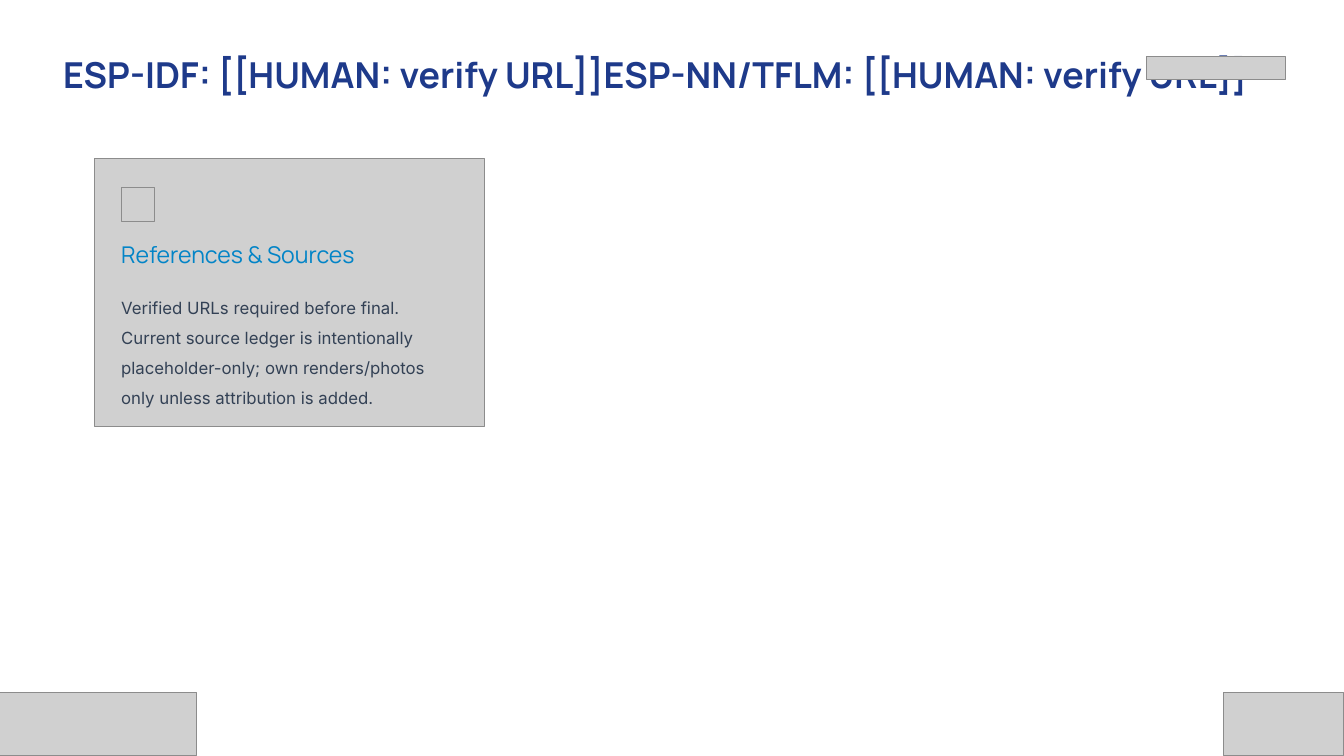
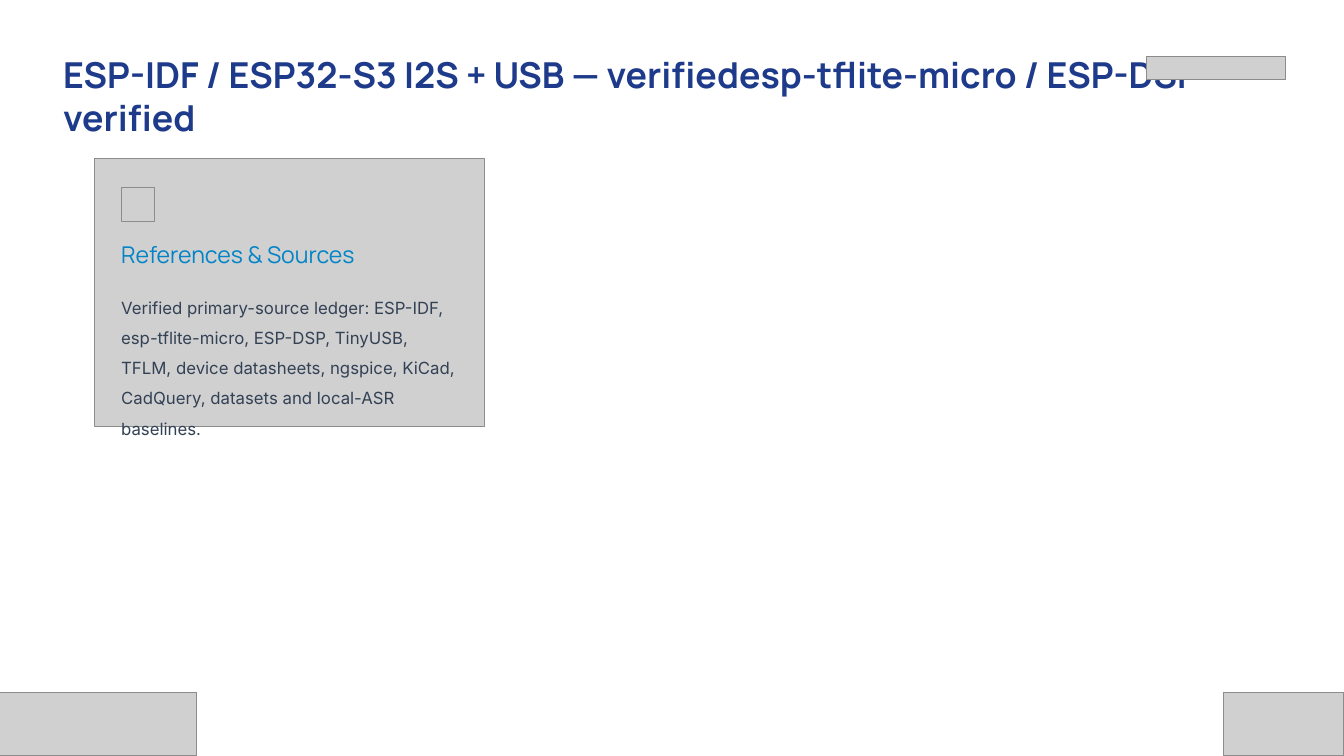
Before and after one commit to codeprabhu/VaaniCore, a slide deck: slide 17 of deck/out/Vishwakarma_Stage2_VaaniCore.pptx. Drawn at 1344x756 pixels with LibreOffice and Linux fonts; fonts in the diff are those of the drawing; grey boxes stand for pictures. Boxes give left, top, right and bottom in pixels: in the first picture for what was removed or moved away, otherwise in the second. Text is boxed around its words. In the diff, an @@ line names an element or a change of style, - is before the commit and + after.

Commit message:
docs: populate verified references slide

```diff
--- a/deck/out/Vishwakarma_Stage2_VaaniCore.pptx
+++ b/deck/out/Vishwakarma_Stage2_VaaniCore.pptx
@@ text at (63,56,1200,97): text changed @@
-ESP-IDF: [[HUMAN: verify URL]]ESP-NN/TFLM: [[HUMAN: verify URL]]
+ESP-IDF / ESP32-S3 I2S + USB — verifiedesp-tflite-micro / ESP-DSP — verified
@@ text at (121,301,454,439): text changed @@
-Verified URLs required before final. Current source ledger is intentionally placeholder-only; own renders/photos only unless attribution is added.
+Verified primary-source ledger: ESP-IDF, esp-tflite-micro, ESP-DSP, TinyUSB, TFLM, device datasheets, ngspice, KiCad, CadQuery, datasets and local-ASR baselines.
```
Also in this commit, not shown: 2 other files.
